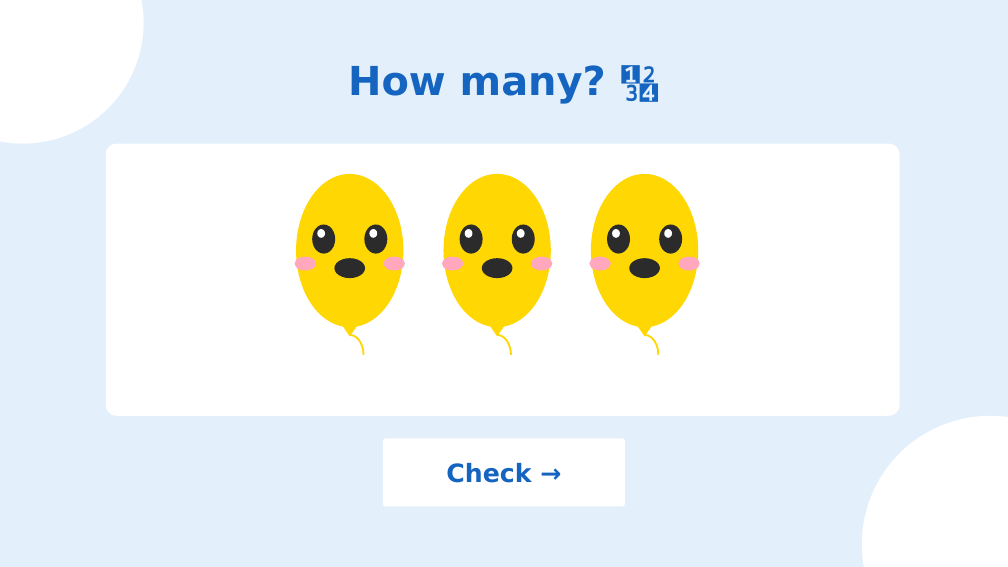
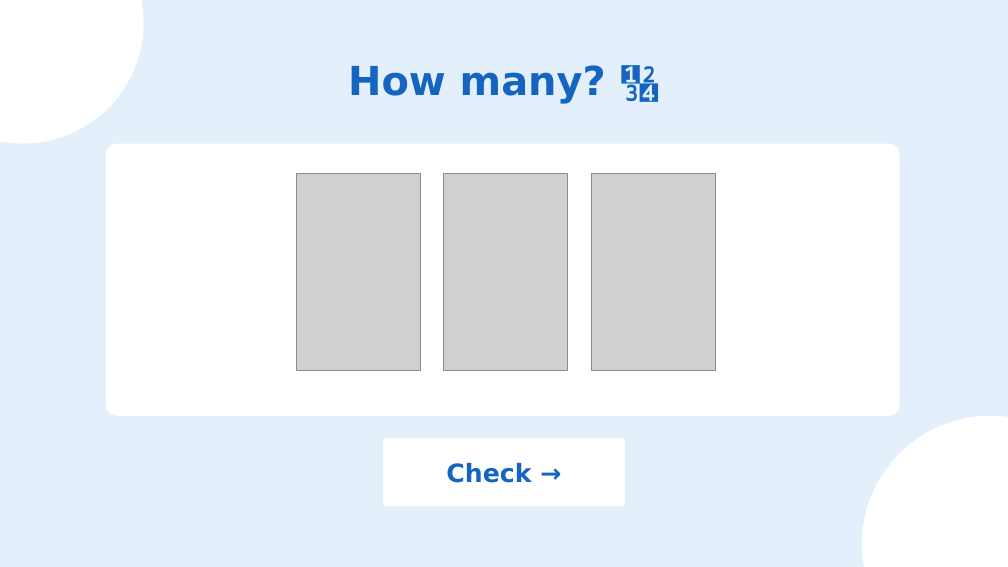
Before and after one commit to wowspeakschool-lang/classroom, a slide deck: slide 14 of builds/sm0/u0/Unit 0 Lesson 6.pptx. Drawn at 1008x567 pixels with LibreOffice and Linux fonts; fonts in the diff are those of the drawing; grey boxes stand for pictures. Boxes give left, top, right and bottom in pixels: in the first picture for what was removed or moved away, otherwise in the second. Text is boxed around its words. In the diff, an @@ line names an element or a change of style, - is before the commit and + after.

```diff
--- a/builds/sm0/u0/Unit 0 Lesson 6.pptx
+++ b/builds/sm0/u0/Unit 0 Lesson 6.pptx
@@ ellipse removed at (296,174,404,327) @@
@@ picture added at (296,174,420,371) @@
@@ ellipse removed at (444,174,551,327) @@
@@ picture added at (444,174,568,371) @@
@@ ellipse removed at (591,174,699,327) @@
@@ picture added at (591,174,715,371) @@
@@ ellipse removed at (312,225,335,254) @@
@@ ellipse removed at (318,229,325,238) @@
@@ ellipse removed at (364,225,387,254) @@
@@ ellipse removed at (370,229,377,238) @@
@@ ellipse removed at (460,225,482,254) @@
@@ ellipse removed at (465,229,473,238) @@
@@ ellipse removed at (512,225,535,254) @@
@@ ellipse removed at (517,229,525,238) @@
@@ ellipse removed at (607,225,630,254) @@
@@ ellipse removed at (613,229,620,238) @@
@@ ellipse removed at (659,225,682,254) @@
@@ ellipse removed at (665,229,672,238) @@
@@ ellipse removed at (295,257,316,271) @@
@@ ellipse removed at (334,259,365,278) @@
@@ ellipse removed at (383,257,405,271) @@
@@ ellipse removed at (442,257,464,271) @@
@@ ellipse removed at (482,259,513,278) @@
@@ ellipse removed at (531,257,552,271) @@
@@ ellipse removed at (590,257,611,271) @@
@@ ellipse removed at (629,259,660,278) @@
@@ ellipse removed at (678,257,699,271) @@
@@ triangle removed at (341,324,358,337) @@
@@ triangle removed at (488,324,505,337) @@
@@ triangle removed at (636,324,653,337) @@
@@ arc (boxed as its full ellipse) removed at (336,335,364,375) @@
@@ arc (boxed as its full ellipse) removed at (483,335,511,375) @@
@@ arc (boxed as its full ellipse) removed at (631,335,659,375) @@
```
Also in this commit, not shown: 10 other slides changed, 7 other files.
